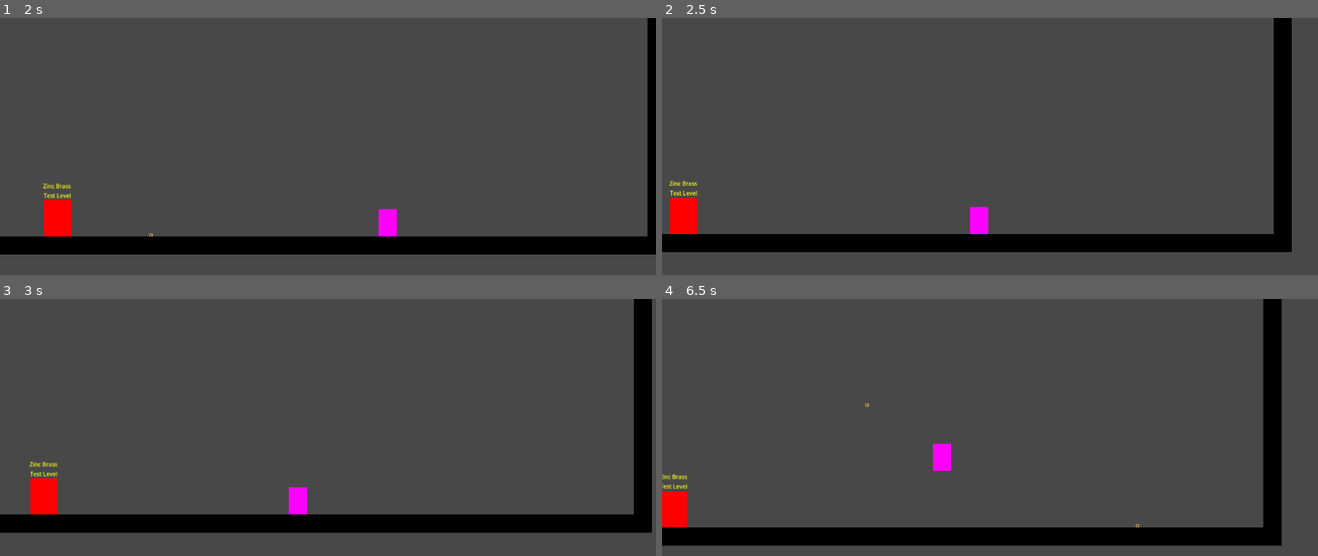
Above: before the commit, frames 1-4 (two rows, left to right).
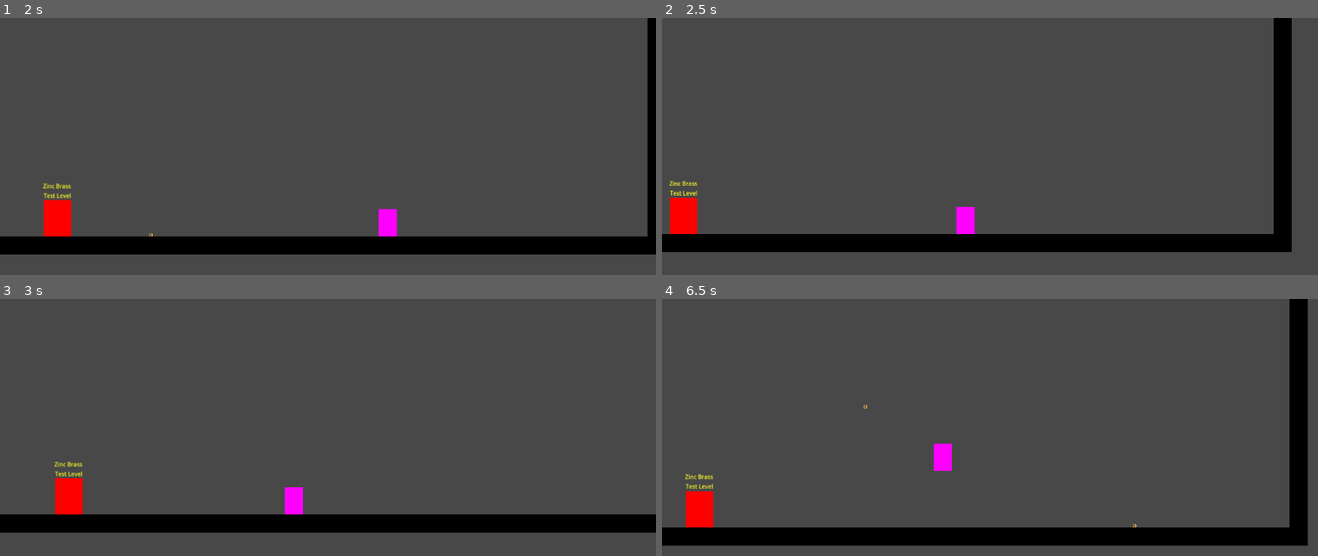
Above: after the commit, the same moments.

Repository: EdwardStanford7/MistbornGame
Game: Godot game, scene res://Levels/main.tscn
The game is run twice, just before and just after one commit, with the same random seed, the same clock (stepped at 60 frames per second) and the same inputs.
Inputs (mouse positions are in pixels of both pictures, inside the frame that each line leads up to):
- Up to frame 1 (2 s): tap Enter (enter_loading_zone) at 0.5 s; move the mouse to (472, 182) at 0.52 s; hold Shift (iron) 0.53-1.28 s; hold D (right) from 0.53 s (still down); tap Space (jump) at 0.77, 1.52 s; tap Ctrl (steel) at 0.8, 1.35 s; move the mouse to (196, 221) at 1.27 s; click (196, 221) at 1.55 s
- Up to frame 2 (2.5 s): move the mouse to (1055, 120) at 2.02 s; release D (right) at 2.03 s; hold A (left) from 2.03 s (still down); hold Shift (iron) from 2.03 s (still down); click (1055, 120) at 2.1 s
- Up to frame 3 (3 s): move the mouse to (outside the picture) at 2.77 s; release A (left) at 2.78 s; release Shift (iron) at 2.78 s; hold D (right) from 2.78 s (still down); tap B (brass) at 2.85 s
- Up to frame 4 (6.5 s): tap Space (jump) at 3.02, 3.77, 4.52, 6.02 s; tap Ctrl (steel) at 3.05, 4.35 s; move the mouse to (1186, 538) at 3.52 s; hold Shift (iron) 3.53-4.28 s; click (1186, 538) at 3.8 s; move the mouse to (793, 427) at 4.27 s; release D (right) at 4.28 s; hold A (left) 4.28-5.03 s; tap Shift (iron) at 4.55 s; move the mouse to (1022, 481) at 5.02 s; hold D (right) 5.03-5.78 s; hold Ctrl (steel) 5.03-5.78 s; click (1022, 481) at 5.1 s; move the mouse to (891, 391) at 5.77 s; hold A (left) from 5.78 s (still down); tap T (tin) at 5.85 s; click (891, 391) at 6.05 s

Frame 1 is identical in both runs. In frame 2, 0.5% of the frame differs, in the area x 44-50%, y 73-85%; in frame 3, 3.8%; in frame 4, 6.8%, in the area x 0-99%, y 0-97%.

Commit message:
aight physics seems to work boys

Diff:
--- a/Prefabs/coin.tscn
+++ b/Prefabs/coin.tscn
@@ -16,6 +16,7 @@
 can_sleep = false
 lock_rotation = true
 script = ExtResource("1_l2p76")
+allomancy_scaling_factor = 0.001
 
 [node name="CollisionShape2D" type="CollisionShape2D" parent="."]
 shape = SubResource("CircleShape2D_rydrl")
--- a/Scripts/coin.gd
+++ b/Scripts/coin.gd
@@ -1,5 +1,7 @@
 class_name Coin
 extends RigidBody2D
+
+@export var allomancy_scaling_factor: float
 
 var previous_linear_velocity : Vector2 = Vector2.ZERO
 var force_since_last_frame: Vector2 = Vector2.ZERO
@@ -10,7 +12,7 @@
 
 func _integrate_forces(state): # Deal with transfering forces back to the player here
 	if player:
-		var net_force: Vector2 = (state.linear_velocity - previous_linear_velocity) / state.step * mass
+		var net_force: Vector2 = (state.linear_velocity - previous_linear_velocity) * (1 / allomancy_scaling_factor) / state.step * mass
 		var unknown_force := net_force - force_since_last_frame
 
 		player.apply_force(unknown_force)
@@ -23,7 +25,7 @@
 	var distance := (position - player_position).length()
 
 	force_since_last_frame += pull_strength * player_mass * direction / distance
-	self.apply_force(pull_strength * player_mass * direction / distance)
+	self.apply_force(pull_strength * allomancy_scaling_factor * player_mass * direction / distance)
 	return pull_strength * mass * -direction / distance
 
 func push(player_position: Vector2, push_strength: float, player_mass: float) -> Vector2:
@@ -31,7 +33,7 @@
 	var distance := (position - player_position).length()
 
 	force_since_last_frame += push_strength * player_mass * direction / distance
-	self.apply_force(push_strength * player_mass * direction / distance)
+	self.apply_force(push_strength * allomancy_scaling_factor * player_mass * direction / distance)
 	return push_strength * mass * -direction / distance
 
 func on_body_entered(other):
@@ -42,7 +44,6 @@
 	if player:
 		return
 	self.player = caller
-	player.metal_allomancy_released.connect(allomancy_released)
 
 func allomancy_released():
 	player = null
--- a/Scripts/player.gd
+++ b/Scripts/player.gd
@@ -128,6 +128,7 @@
 		var coin := preload("res://Prefabs/coin.tscn").instantiate()
 
 		get_tree().root.get_child(0).add_child(coin)
+		metal_allomancy_released.connect(coin.allomancy_released)
 		coin.position = self.position + (direction * 35) # Math here to make spawning location work. Can't spawn inside floors or walls but need 360 degree for in air
 		coin.apply_force(direction * coin.mass * (throw_speed / delta))
 
